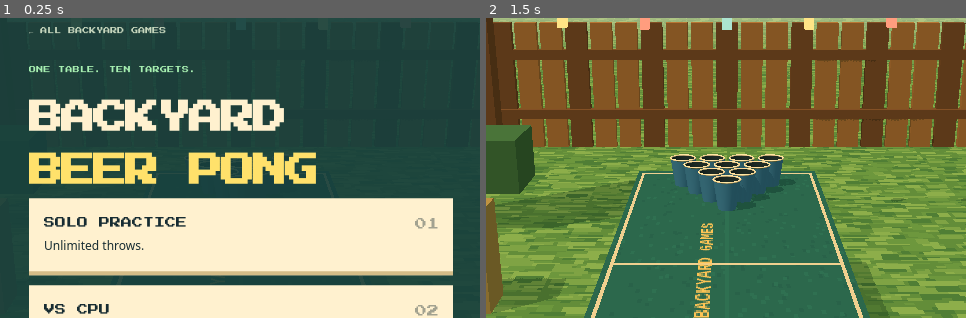
Above: before the commit, frames 1-2 (left to right).
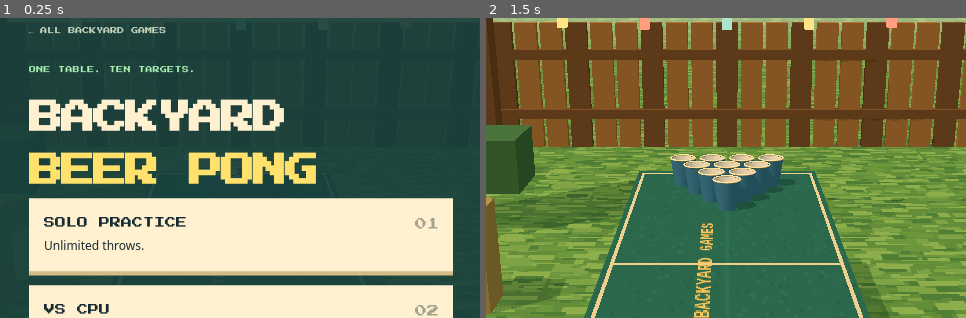
Above: after the commit, the same moments.

Repository: Ashe-Oro/backyard-games
Game: browser game, page beer-pong/index.html
The game is run twice, just before and just after one commit, with the same random seed, the same clock (stepped at 60 frames per second) and the same inputs.
Inputs:
- Up to frame 1 (0.25 s): no input
- Up to frame 2 (1.5 s): click "SOLO PRACTICE Unlimited throw…" at 0.27 s; tap Space at 1.1 s
The pictures show only the part of the screen within x 25-75%, y 9-59%; the shares and areas given below are measured in that part.

The runs differ from the first frame. In frame 2, 0.6% of the frame differs, in the area x 38-62%, y 46-55%.

Commit message:
Make Beer Pong cup interiors white

Diff:
--- a/beer-pong/game.js
+++ b/beer-pong/game.js
@@ -74,7 +74,7 @@
 const cupOuter=new THREE.CylinderGeometry(CUP_ART_R,.052,CUP_H,12,1,true);
 const cupInner=new THREE.CylinderGeometry(CUP_ART_R-.006,.046,CUP_H-.012,12,1,true);
 const rimGeo=new THREE.TorusGeometry(CUP_ART_R-.002,.006,4,16);
-const rimMat=mat('#fff1cf'),innerMat=new THREE.MeshLambertMaterial({color:'#23383d',side:THREE.BackSide});
+const rimMat=mat('#fff1cf'),innerMat=new THREE.MeshLambertMaterial({color:'#ffffff',side:THREE.BackSide});
 const cups=[];
 for(let team=0;team<2;team++)for(let row=0;row<4;row++)for(let col=0;col<=row;col++){
  const x=(col-row/2)*.18,farZ=TABLE_Z-TABLE_L/2+.34+(3-row)*.17,z=team===1?farZ:2*TABLE_Z-farZ;
